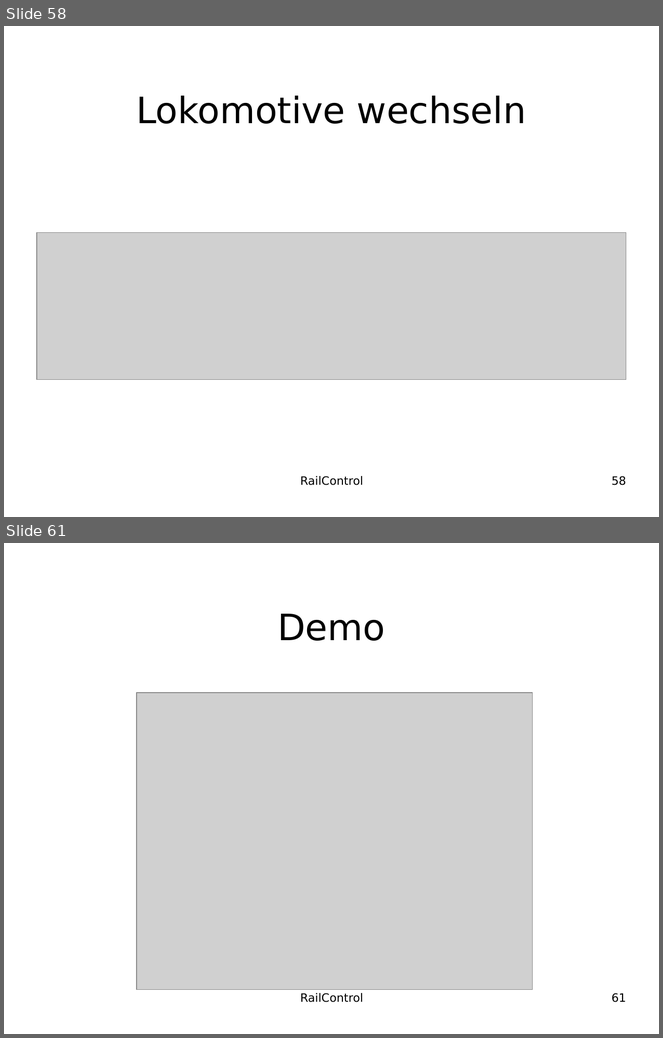
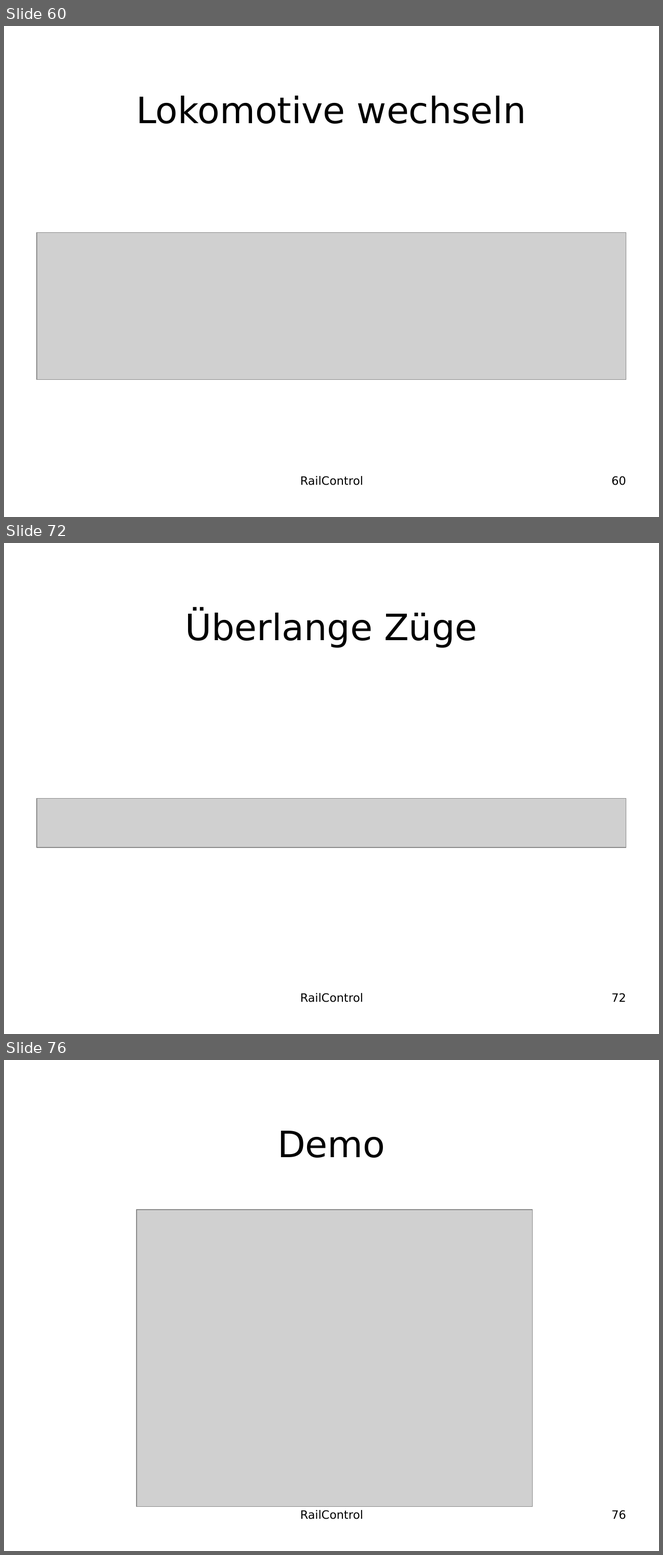
Before and after one commit to teddych/railcontrol, a slide deck: MAS/MAS_Thesis.odp. Shown one above the other, each under a label of ours: slides 58 and 61 before the commit, slides 60, 72 and 76 after it; the slides between them are not shown. The pictures are 663x1038 and 663x1555 pixels, drawn with LibreOffice and Linux fonts; fonts in the diff are those of the drawing; grey boxes stand for pictures; background and template pictures are left out. Boxes give left, top, right and bottom in pixels: in the first picture for what was removed or moved away, otherwise in the second. Text is boxed around its words. In the diff, an @@ line names an element or a change of style, - is before the commit and + after.

```diff
--- a/MAS/MAS_Thesis.odp
+++ b/MAS/MAS_Thesis.odp
@@ slide 72 added at [4,543,659,1034], background #FFFFFF @@
@@ title added at [185,613,477,648], 44 pt, text #000000 @@
+Überlange Züge
@@ picture added at [37,799,626,848] @@
@@ text added at [300,993,363,1003], 14 pt, text #000000 @@
+RailControl
@@ page number added at [612,993,626,1002], 14 pt, text #000000 @@
+72
@@ what was slide 58 is now slide 60 @@
@@ page number at [612,476,626,486]: text changed @@
-58
+60
@@ what was slide 61 is now slide 76 @@
@@ page number at [612,1510,626,1520]: text changed @@
-61
+76
```
Also in this commit, not shown: 1 slide changed, 16 other slides added, 2 slides removed.
